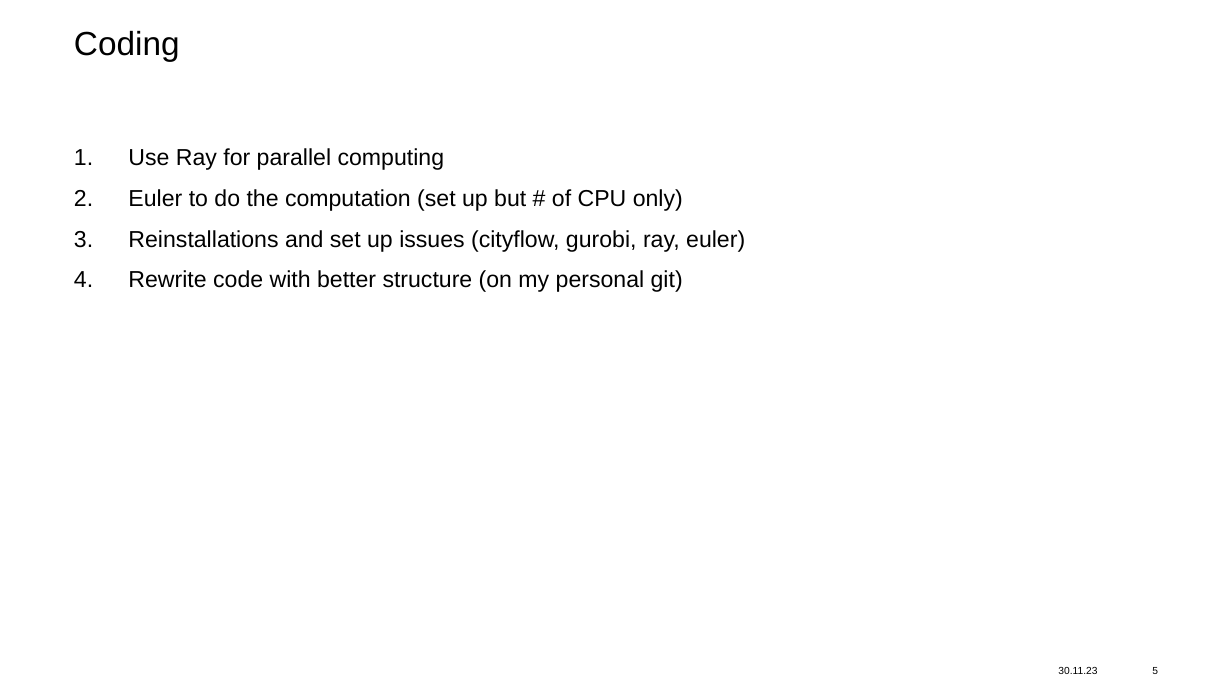
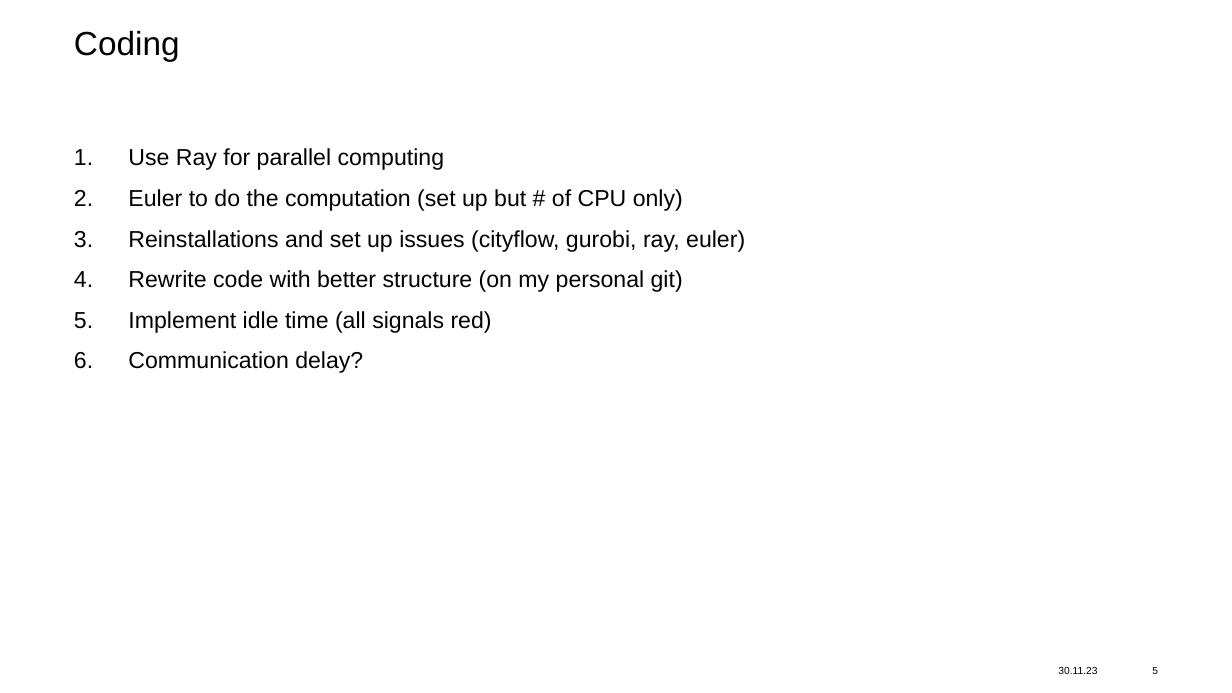
Before and after one commit to vinztu/Do4, a slide deck: slide 5 of Meeting/Meeting_2.pptx. Drawn at 1232x693 pixels with LibreOffice and Linux fonts; fonts in the diff are those of the drawing; background and template pictures are left out. Boxes give left, top, right and bottom in pixels: in the first picture for what was removed or moved away, otherwise in the second. Text is boxed around its words. In the diff, an @@ line names an element or a change of style, - is before the commit and + after.

```diff
--- a/Meeting/Meeting_2.pptx
+++ b/Meeting/Meeting_2.pptx
@@ text at [128,311,492,373]: paragraphs added @@
+5. Implement idle time (all signals red)
+6. Communication delay?
```
Also in this commit, not shown: 2 other slides changed, 30 other files.
